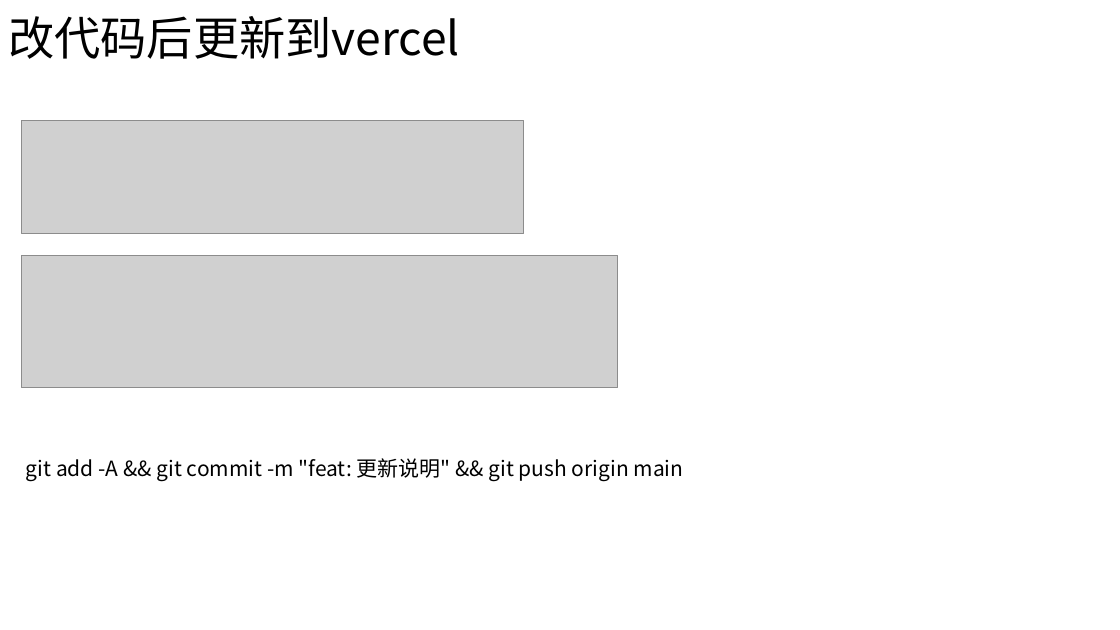
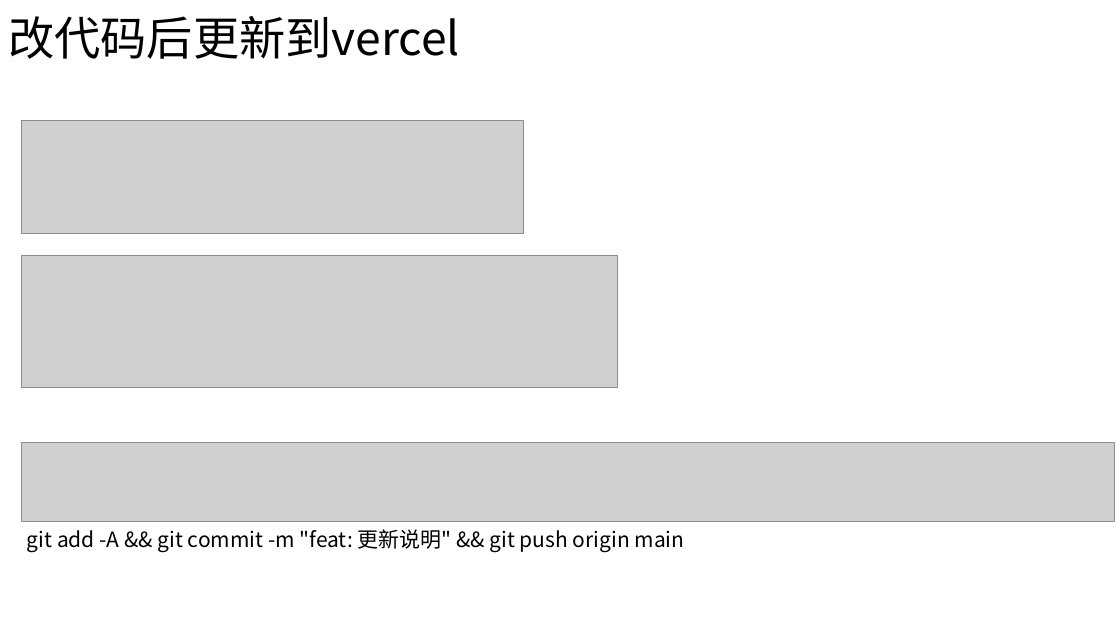
Before and after one commit to a0956610123/mytolist, a slide deck: slide 14 of doc/操作手册.pptx (slide 12 before the commit). Drawn at 1120x630 pixels with LibreOffice and Linux fonts; fonts in the diff are those of the drawing; grey boxes stand for pictures. Boxes give left, top, right and bottom in pixels: in the first picture for what was removed or moved away, otherwise in the second. Text is boxed around its words. In the diff, an @@ line names an element or a change of style, - is before the commit and + after.

Commit message:
feat: 更新说明

```diff
--- a/doc/操作手册.pptx
+++ b/doc/操作手册.pptx
@@ picture added at [21, 443, 1115, 521] @@
@@ text "git add -A && git ...": place and size @@
-text "git add -A && git ..." at [26, 458, 684, 482]
+text "git add -A && git ..." at [27, 529, 685, 553]
```
Also in this commit, not shown: 4 other slides changed, 7 slides added, 13 slides removed.
